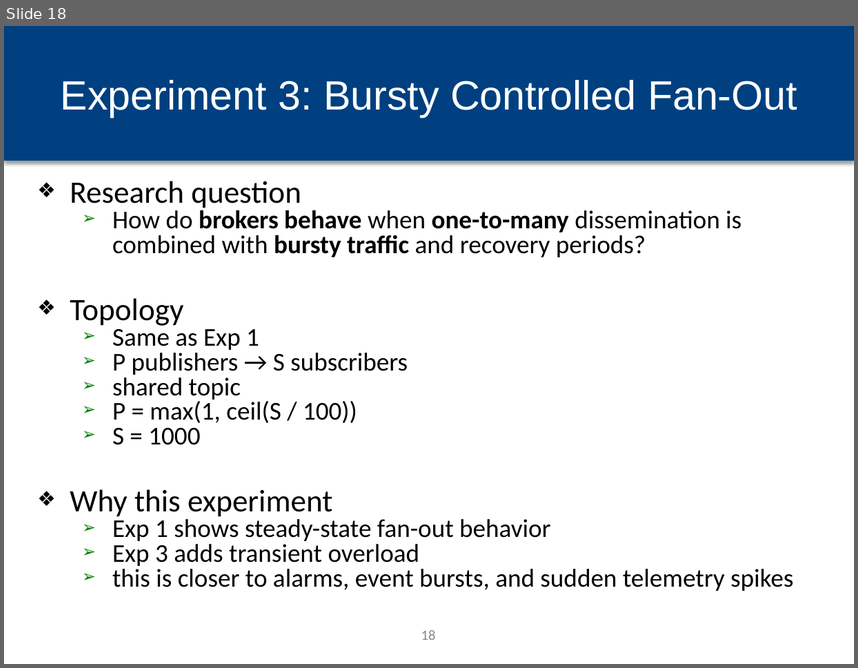
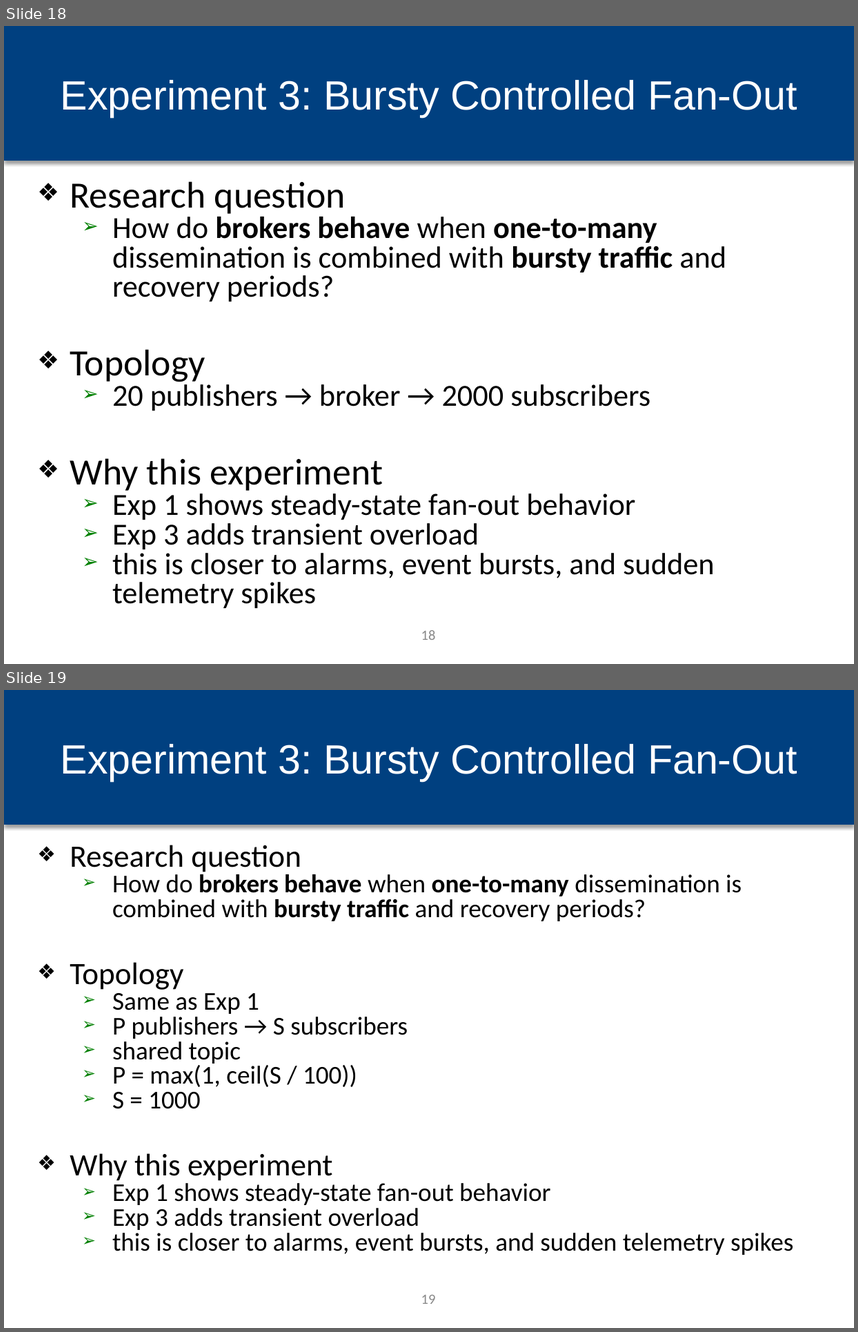
Before and after one commit to hpcclab/mq-bench, a slide deck: docs/Plan/MQ_Bench_Journal_Extension_final.pptx. Shown one above the other, each under a label of ours: slide 18 before the commit, slides 18 and 19 after it. The pictures are 858x668 and 858x1332 pixels, drawn with LibreOffice and Linux fonts; fonts in the diff are those of the drawing; background and template pictures are left out. Boxes give left, top, right and bottom in pixels: in the first picture for what was removed or moved away, otherwise in the second. Text is boxed around its words. In the diff, an @@ line names an element or a change of style, - is before the commit and + after.

Commit message:
Updates for bursty workload

```diff
--- a/docs/Plan/MQ_Bench_Journal_Extension_final.pptx
+++ b/docs/Plan/MQ_Bench_Journal_Extension_final.pptx
@@ slide 18 added at (x1=4, y1=26, x2=854, y2=664), background #FFFFFF; not listed: 1 template element that a slide beside it also shows @@
@@ title added at (x1=61, y1=80, x2=797, y2=117), 34.6 pt, text #FFFFFF @@
+Experiment 3: Bursty Controlled Fan-Out
@@ text added at (x1=70, y1=181, x2=726, y2=608), 25.9 pt, text #000000 @@
+❖ Research question
+  ➢ How do brokers behave when one-to-many dissemination is combined with bursty traffic and recovery periods?
+❖ Topology
+  ➢ 20 publishers → broker → 2000 subscribers
+❖ Why this experiment
+  ➢ Exp 1 shows steady-state fan-out behavior
+  ➢ Exp 3 adds transient overload
+  ➢ this is closer to alarms, event bursts, and sudden telemetry spikes
@@ page number added at (x1=421, y1=630, x2=436, y2=639), 12 pt, text #888888 @@
+18
@@ what was slide 18 is now slide 19 @@
@@ page number at (x1=421, y1=1294, x2=436, y2=1303): text changed @@
-18
+19
```
Also in this commit, not shown: 23 slides changed, 7 other slides added, 1 slide removed, 12 other files.
